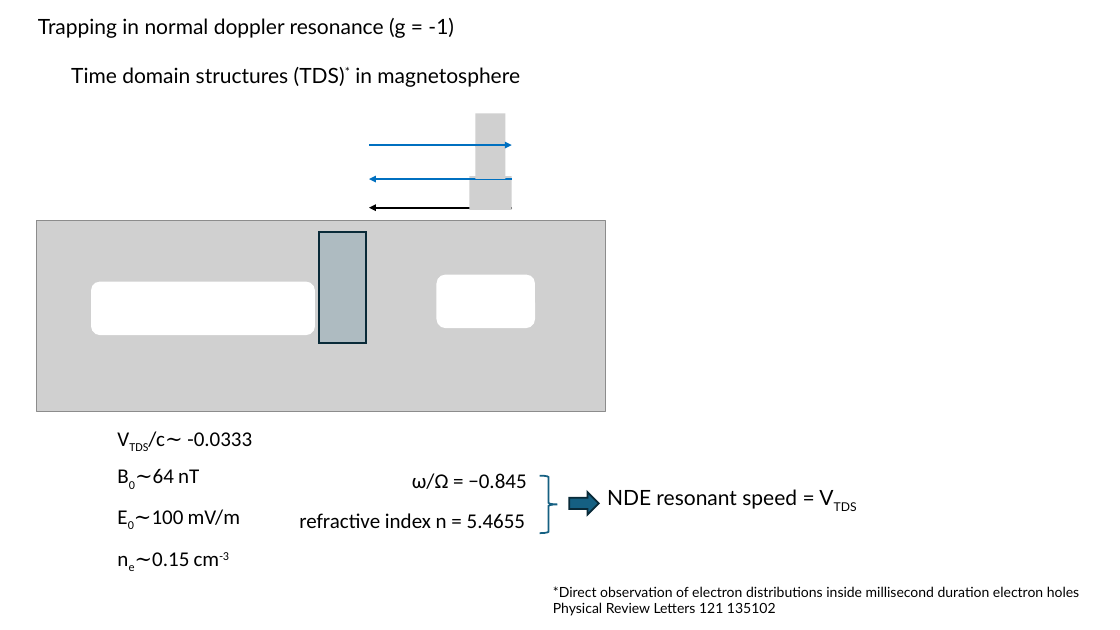
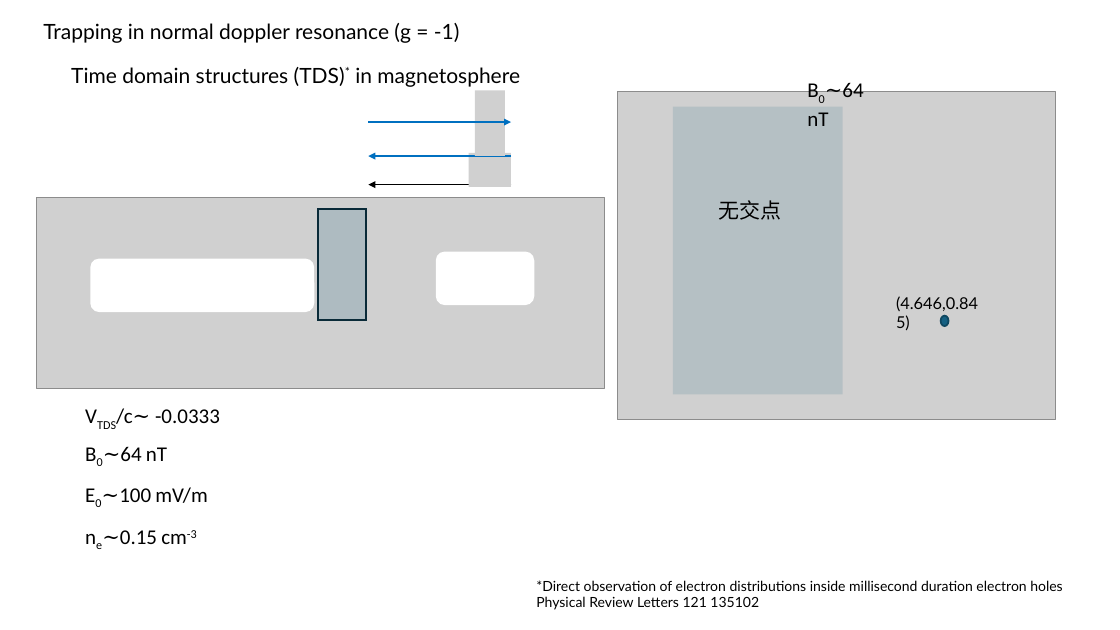
Before and after one commit to USTC-star/computer_share, a slide deck: slide 12 of paper modification/papers/Trapping analysis of a magnetic electron.pptx (slide 13 before the commit). Drawn at 1120x630 pixels with LibreOffice and Linux fonts; fonts in the diff are those of the drawing; grey boxes stand for pictures. Boxes give left, top, right and bottom in pixels: in the first picture for what was removed or moved away, otherwise in the second. Text is boxed around its words. In the diff, an @@ line names an element or a change of style, - is before the commit and + after.

```diff
--- a/paper modification/papers/Trapping analysis of a magnetic electron.pptx
+++ b/paper modification/papers/Trapping analysis of a magnetic electron.pptx
@@ text "Trapping in normal doppler resonance ...": place and size @@
-text "Trapping in normal doppler resonance ..." at [38,18,454,38]
+text "Trapping in normal doppler resonance ..." at [43,23,460,43]
@@ text added at [807,80,864,126], 18 pt, text #000000 @@
+B0∼64 nT
@@ picture: place and size @@
-picture at [476,113,506,147]
+picture at [475,91,505,124]
@@ 3 pictures, 3 arrows, 1 rectangle, 1 rounded rectangle: place and size @@
-3 pictures, 3 arrows, 1 rectangle, 1 rounded rectangle at [37,145,606,411]
+3 pictures, 3 arrows, 1 rectangle, 1 rounded rectangle at [36,122,605,388]
@@ group added at [618,92,1055,420]: 2 texts, 1 picture, 1 ellipse, 1 rectangle @@
+(4.646,0.845)
+无交点
@@ rounded rectangle: place and size @@
-rounded rectangle at [91,281,315,335]
+rounded rectangle at [90,259,314,313]
@@ 3 texts: place and size @@
-3 texts at [134,431,252,525]
+3 texts at [102,408,220,503]
@@ text removed at [412,473,526,489] @@
-ω/Ω = −0.845
@@ right brace removed at [540,476,558,533] @@
@@ right arrow removed at [570,492,599,515] @@
@@ text removed at [607,489,797,509] @@
-NDE resonant speed = VTDS
@@ text "ne∼0.15 cm-3": place and size @@
-text "ne∼0.15 cm-3" at [135,552,229,566]
+text "ne∼0.15 cm-3" at [102,530,197,544]
@@ text removed at [299,513,525,528] @@
-refractive index n = 5.4655
@@ text "*Direct observation of electron distributions ...": place and size @@
-text "*Direct observation of electron distributions ..." at [553,586,1079,616]
+text "*Direct observation of electron distributions ..." at [536,580,1062,610]
```
Also in this commit, not shown: 1 other slide changed, 4 slides added, 1 slide removed, 6 other files.
